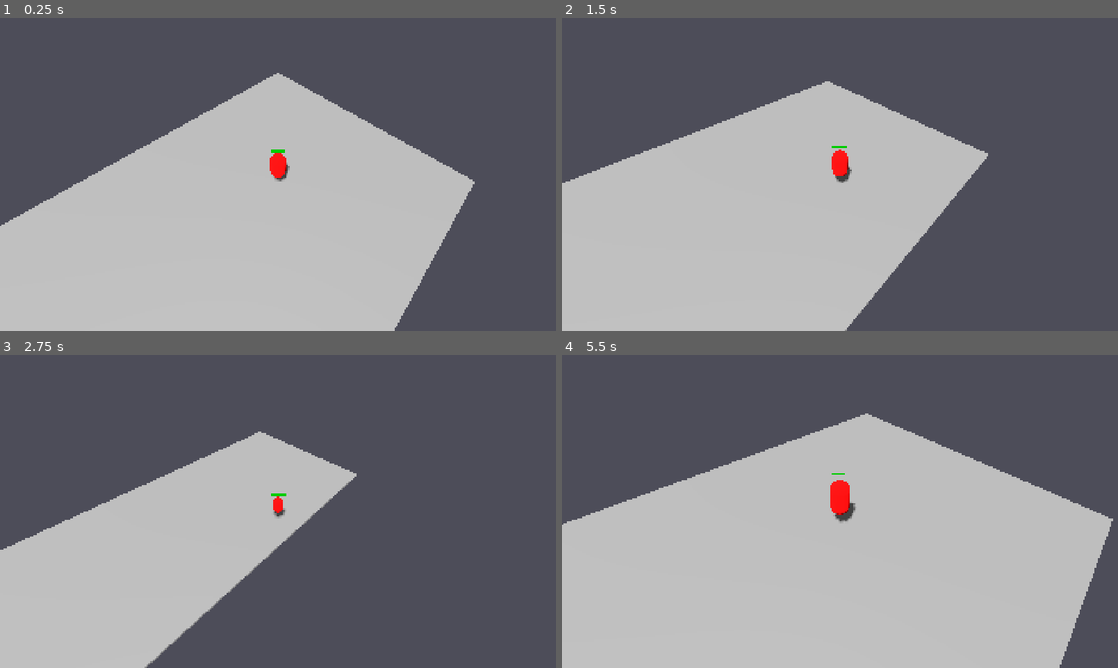
Above: before the commit, frames 1-4 (two rows, left to right).
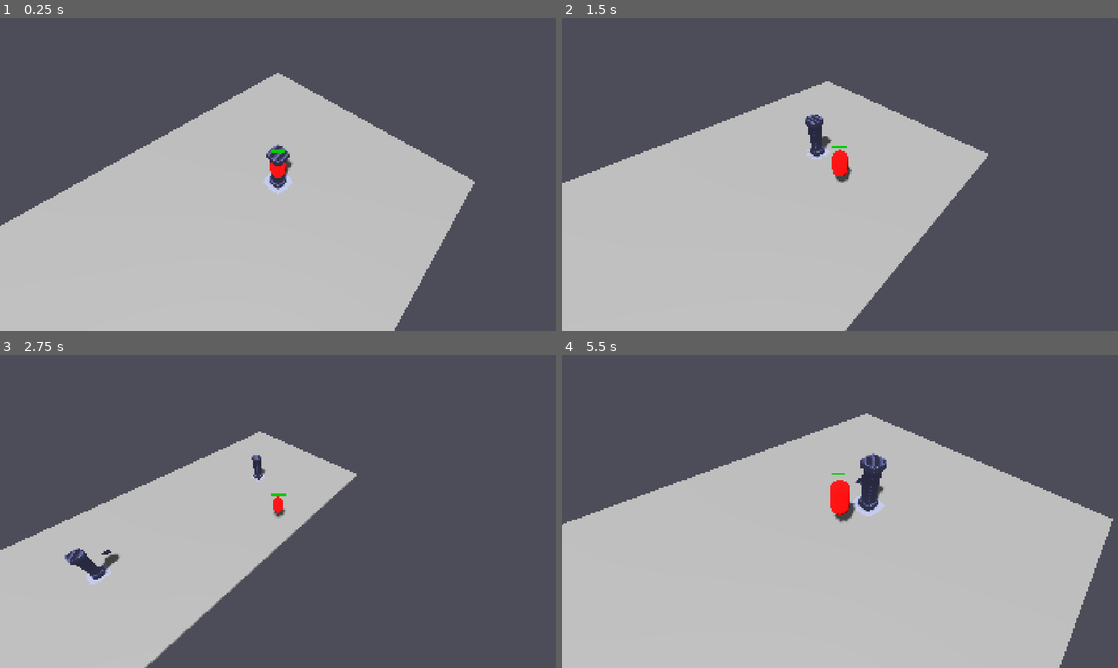
Above: after the commit, the same moments.

Repository: com-terminal-realms/tr-dungeons
Game: Godot game, scene res://scenes/main.tscn
Two runs of this game, one before a commit and one after it. Both use one fixed random seed, a clock stepped at 60 frames per second and the inputs below.
Inputs (mouse positions are in pixels of both pictures, inside the frame that each line leads up to):
- Up to frame 1 (0.25 s): no input
- Up to frame 2 (1.5 s): move the mouse to (962, 158) at 0.52 s; hold D (move_right) 0.53-1.28 s; click (962, 158) at 0.6 s; move the mouse to (728, 190) at 1.27 s; hold S (move_back) from 1.28 s (still down); tap Mouse wheel up (zoom_in) at 1.35 s
- Up to frame 3 (2.75 s): move the mouse to (333, 442) at 2.02 s; release S (move_back) at 2.03 s; hold D (move_right) from 2.03 s (still down); hold Mouse wheel down (zoom_out) from 2.03 s (still down)
- Up to frame 4 (5.5 s): move the mouse to (812, 574) at 2.77 s; release D (move_right) at 2.78 s; release Mouse wheel down (zoom_out) at 2.78 s; hold W (move_forward) 2.78-3.53 s; click (812, 574) at 2.85 s; move the mouse to (1006, 558) at 3.52 s; hold Mouse wheel up (zoom_in) 3.53-4.28 s; hold A (move_left) 3.53-5.03 s; move the mouse to (673, 464) at 4.27 s; tap Mouse wheel down (zoom_out) at 4.35 s; move the mouse to (867, 511) at 5.02 s; hold S (move_back) from 5.03 s (still down); click (867, 511) at 5.1 s

The runs differ from the first frame. In frame 1, 0.4% of the frame differs, in the area x 47-53%, y 40-57%; in frame 2, 0.4%; in frame 3, 0.6%; in frame 4, 0.8%, in the area x 52-59%, y 31-52%.

Commit message:
feat: add dungeon floor visuals to POC scene
- Added Kenney dungeon floor tiles (template-floor-big.glb) as visual elements
- Kept original collision boxes for proper physics
- Dungeon floors positioned slightly below collision (y=-0.1) for visual effect
- All 5 rooms now have dungeon aesthetic while maintaining gameplay

The scene now has proper dungeon visuals without breaking movement or collision.

Diff:
--- a/apps/game-client/scenes/main.tscn
+++ b/apps/game-client/scenes/main.tscn
@@ -1,10 +1,11 @@
-[gd_scene load_steps=8 format=3 uid="uid://b7qxvxvxvxvxv"]
+[gd_scene load_steps=9 format=3 uid="uid://b7qxvxvxvxvxv"]
 
 [ext_resource type="Script" path="res://scenes/main.gd" id="0"]
 [ext_resource type="PackedScene" uid="uid://player_scene_001" path="res://scenes/player/player.tscn" id="1"]
 [ext_resource type="PackedScene" uid="uid://enemy_base_scene_001" path="res://scenes/enemies/enemy_base.tscn" id="2"]
 [ext_resource type="Script" path="res://scripts/camera/isometric_camera.gd" id="3"]
 [ext_resource type="Script" path="res://scripts/utils/performance_monitor.gd" id="4"]
+[ext_resource type="PackedScene" path="res://assets/models/kenney-dungeon/template-floor-big.glb" id="5"]
 
 [sub_resource type="BoxMesh" id="BoxMesh_floor"]
 size = Vector3(20, 0.2, 20)
@@ -37,6 +38,9 @@
 [node name="CollisionShape3D" type="CollisionShape3D" parent="NavigationRegion3D/Room1/Floor"]
 shape = SubResource("BoxShape_floor")
 
+[node name="DungeonFloor" parent="NavigationRegion3D/Room1" instance=ExtResource("5")]
+transform = Transform3D(1, 0, 0, 0, 1, 0, 0, 0, 1, 0, -0.1, 0)
+
 [node name="Room2" type="Node3D" parent="NavigationRegion3D"]
 transform = Transform3D(1, 0, 0, 0, 1, 0, 0, 0, 1, 0, 0, 20)
 
@@ -48,6 +52,9 @@
 [node name="CollisionShape3D" type="CollisionShape3D" parent="NavigationRegion3D/Room2/Floor"]
 shape = SubResource("BoxShape_floor")
 
+[node name="DungeonFloor" parent="NavigationRegion3D/Room2" instance=ExtResource("5")]
+transform = Transform3D(1, 0, 0, 0, 1, 0, 0, 0, 1, 0, -0.1, 0)
+
 [node name="Room3" type="Node3D" parent="NavigationRegion3D"]
 transform = Transform3D(1, 0, 0, 0, 1, 0, 0, 0, 1, 0, 0, 40)
 
@@ -58,6 +65,9 @@
 
 [node name="CollisionShape3D" type="CollisionShape3D" parent="NavigationRegion3D/Room3/Floor"]
 shape = SubResource("BoxShape_floor")
+
+[node name="DungeonFloor" parent="NavigationRegion3D/Room3" instance=ExtResource("5")]
+transform = Transform3D(1, 0, 0, 0, 1, 0, 0, 0, 1, 0, -0.1, 0)
 
 [node name="Enemy1" parent="NavigationRegion3D/Room3" instance=ExtResource("2")]
 transform = Transform3D(1, 0, 0, 0, 1, 0, 0, 0, 1, 0, 1, 0)
@@ -72,6 +82,9 @@
 
 [node name="CollisionShape3D" type="CollisionShape3D" parent="NavigationRegion3D/Room4/Floor"]
 shape = SubResource("BoxShape_floor")
+
+[node name="DungeonFloor" parent="NavigationRegion3D/Room4" instance=ExtResource("5")]
+transform = Transform3D(1, 0, 0, 0, 1, 0, 0, 0, 1, 0, -0.1, 0)
 
 [node name="Enemy1" parent="NavigationRegion3D/Room4" instance=ExtResource("2")]
 transform = Transform3D(1, 0, 0, 0, 1, 0, 0, 0, 1, -5, 1, 0)
@@ -89,6 +102,9 @@
 
 [node name="CollisionShape3D" type="CollisionShape3D" parent="NavigationRegion3D/Room5/Floor"]
 shape = SubResource("BoxShape_floor")
+
+[node name="DungeonFloor" parent="NavigationRegion3D/Room5" instance=ExtResource("5")]
+transform = Transform3D(1, 0, 0, 0, 1, 0, 0, 0, 1, 0, -0.1, 0)
 
 [node name="Boss" parent="NavigationRegion3D/Room5" instance=ExtResource("2")]
 transform = Transform3D(2, 0, 0, 0, 2, 0, 0, 0, 2, 0, 2, 0)
